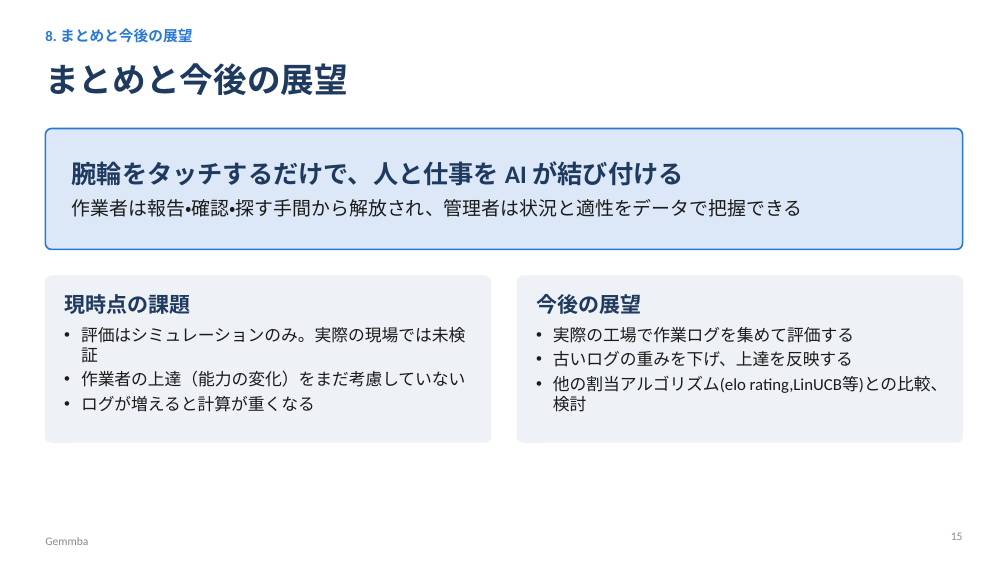
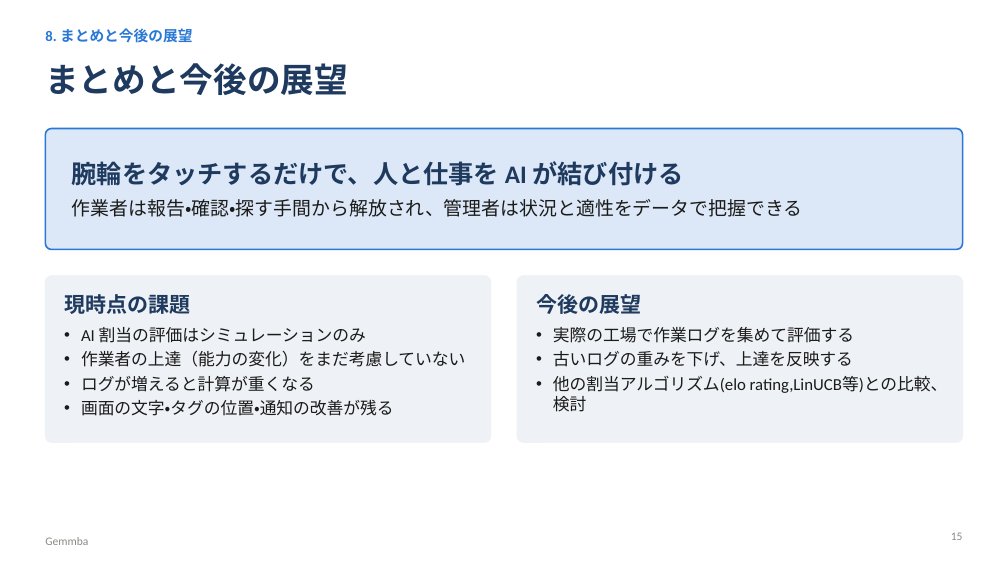
Before and after one commit to maguro256/procon2026, a slide deck: slide 15 of slides/gemmba_presentation.pptx. Drawn at 1008x567 pixels with LibreOffice and Linux fonts; fonts in the diff are those of the drawing. Boxes give left, top, right and bottom in pixels: in the first picture for what was removed or moved away, otherwise in the second. Text is boxed around its words. In the diff, an @@ line names an element or a change of style, - is before the commit and + after.

```diff
--- a/slides/gemmba_presentation.pptx
+++ b/slides/gemmba_presentation.pptx
@@ text at <box>81,327,366,343</box>: text changed @@
-• 評価はシミュレーションのみ。実際の現場では未検証
+• AI 割当の評価はシミュレーションのみ
@@ text at <box>81,400,394,416</box>: paragraph added @@
+• 画面の文字・タグの位置・通知の改善が残る
```
Also in this commit, not shown: 1 other file.
